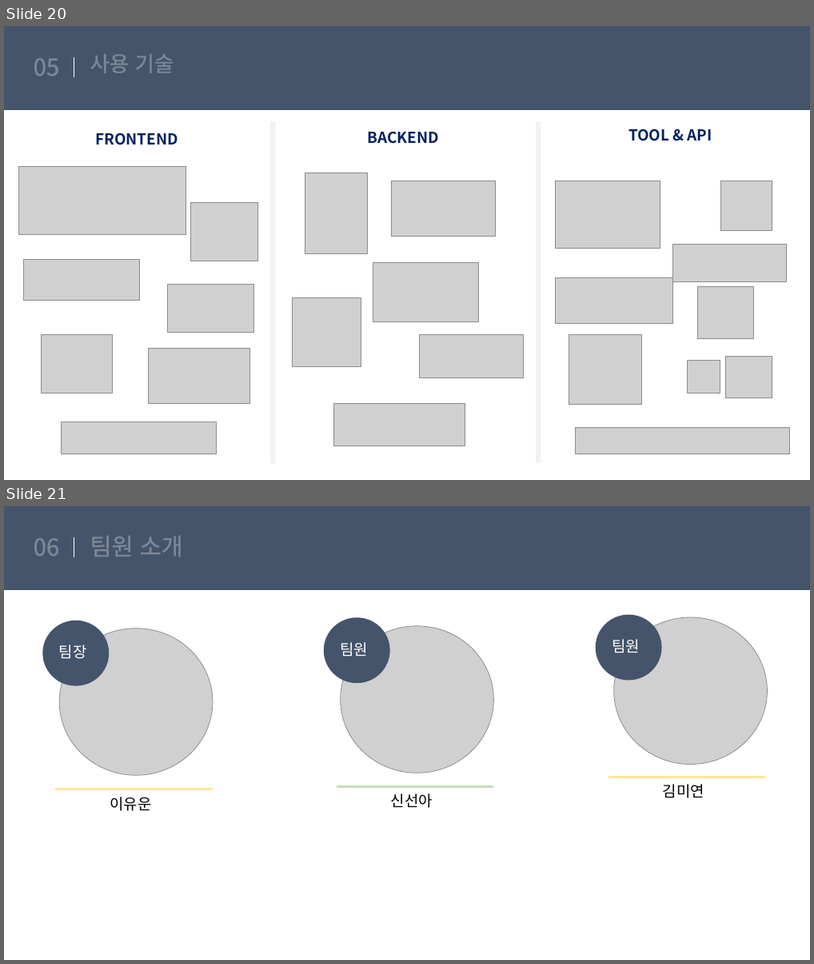
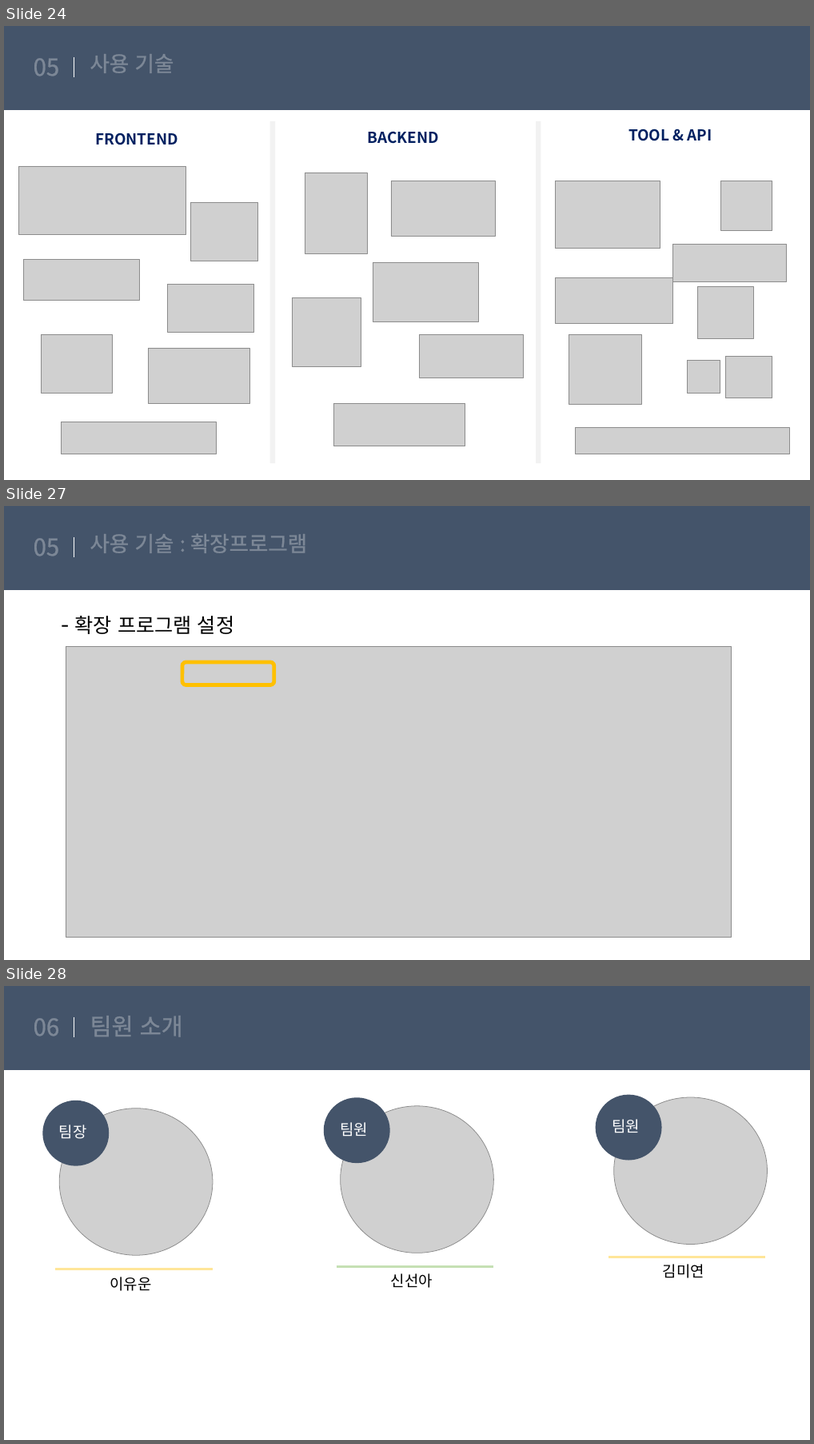
Before and after one commit to suna05/fanduck, a slide deck: suna/8월 29일 화/팬덕.pptx. Shown one above the other, each under a label of ours: slides 20 and 21 before the commit, slides 24, 27 and 28 after it; the slides between them are not shown. The pictures are 814x964 and 814x1444 pixels, drawn with LibreOffice and Linux fonts; fonts in the diff are those of the drawing; grey boxes stand for pictures. Boxes give left, top, right and bottom in pixels: in the first picture for what was removed or moved away, otherwise in the second. Text is boxed around its words. In the diff, an @@ line names an element or a change of style, - is before the commit and + after.

```diff
--- a/suna/8월 29일 화/팬덕.pptx
+++ b/suna/8월 29일 화/팬덕.pptx
@@ slide 27 added at [4, 506, 810, 960], background #FFFFFF; not listed: 2 template elements that a slide beside it also shows @@
@@ text added at [34, 538, 60, 556], 28 pt, text #FFFFFF @@
+05
@@ title added at [90, 534, 307, 553], 25.2 pt, text #FFFFFF @@
+사용 기술 : 확장프로그램
@@ text added at [75, 616, 234, 634], 24 pt, text #000000 @@
+- 확장 프로그램 설정
@@ picture added at [66, 646, 732, 936] @@
@@ rounded rectangle added at [182, 662, 274, 685], outline #FFC000 4.5 pt @@
@@ what was slide 20 is now slide 24 @@
@@ what was slide 21 is now slide 28 @@
```
Also in this commit, not shown: 8 slides changed, 6 other slides added.
